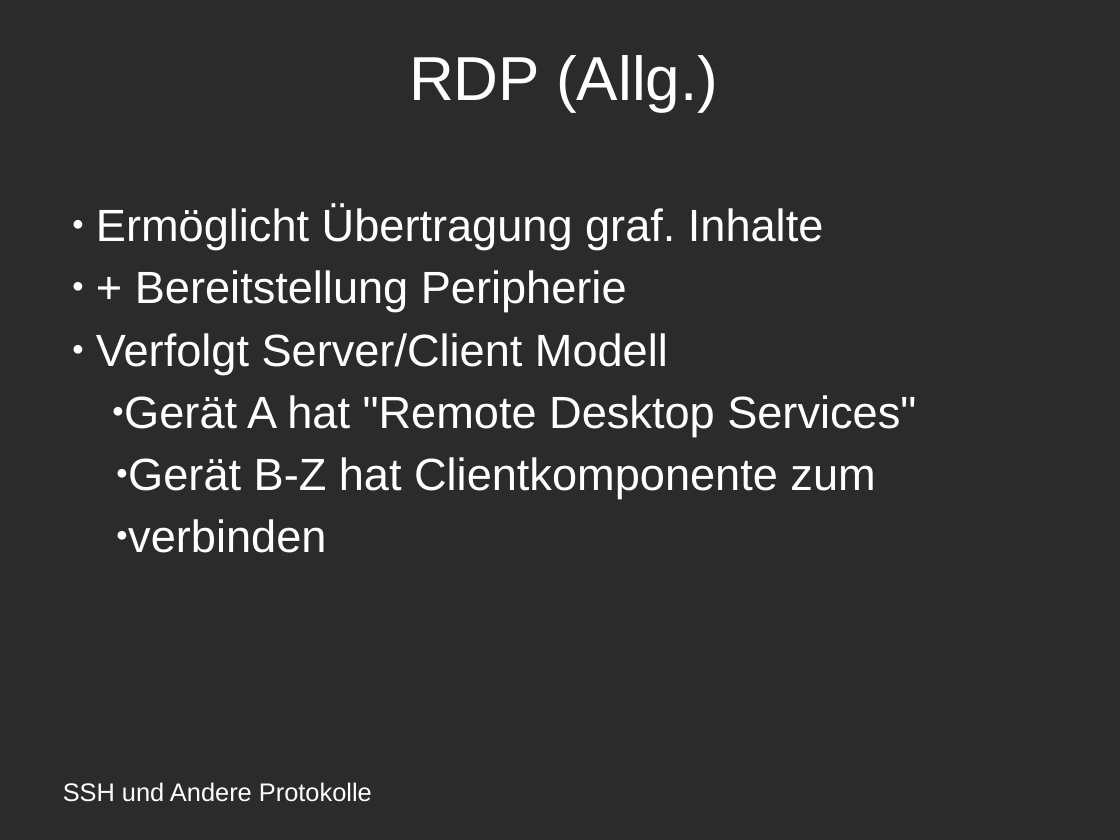
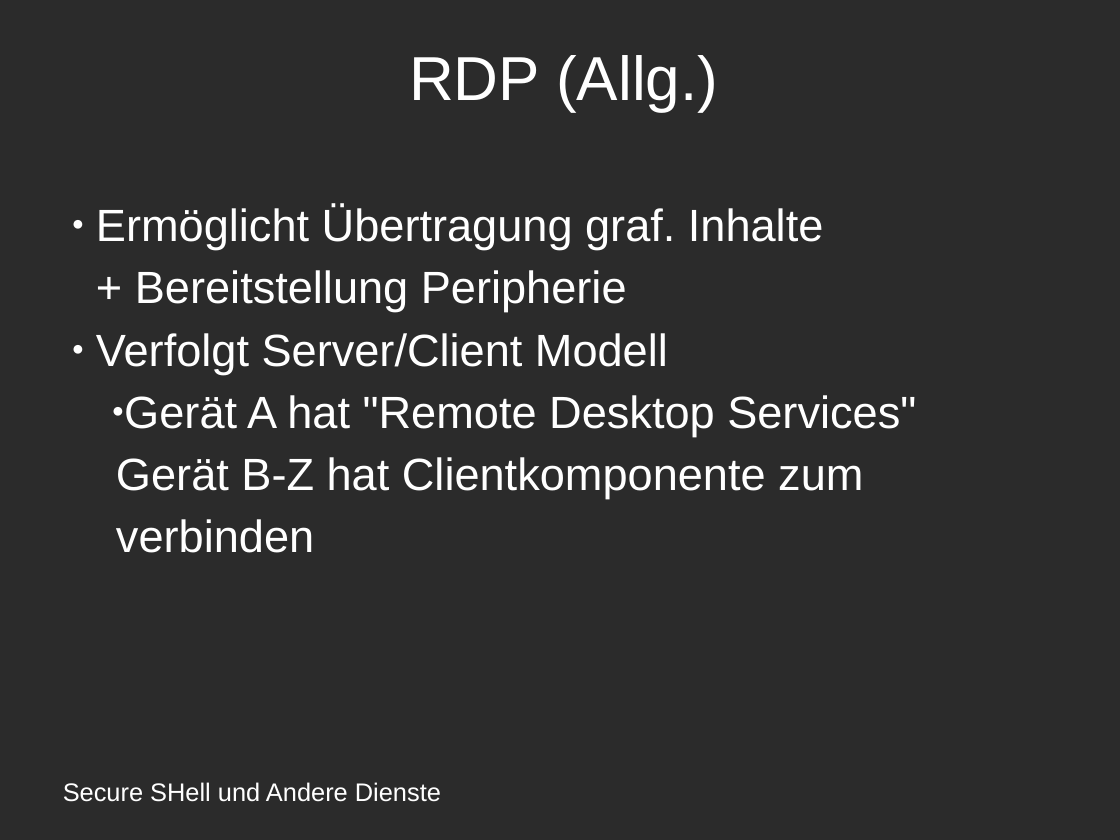
Before and after one commit to amlispolska/SSH-Projekt, a slide deck: slide 7 of ssh-presentation.odp. Drawn at 1120x840 pixels with LibreOffice and Linux fonts; fonts in the diff are those of the drawing; background and template pictures are left out; a plain dark background stands for a picture behind light text. Boxes give left, top, right and bottom in pixels: in the first picture for what was removed or moved away, otherwise in the second. Text is boxed around its words. In the diff, an @@ line names an element or a change of style, - is before the commit and + after.

```diff
--- a/ssh-presentation.odp
+++ b/ssh-presentation.odp
@@ subtitle at <box>116,270,863,553</box>: bullet ● to none @@
@@ text at <box>63,782,441,802</box>: text changed @@
-SSH und Andere Protokolle
+Secure SHell und Andere Dienste
```
Also in this commit, not shown: 8 other slides changed, 4 slides added, 2 slides removed, 1 other file.
